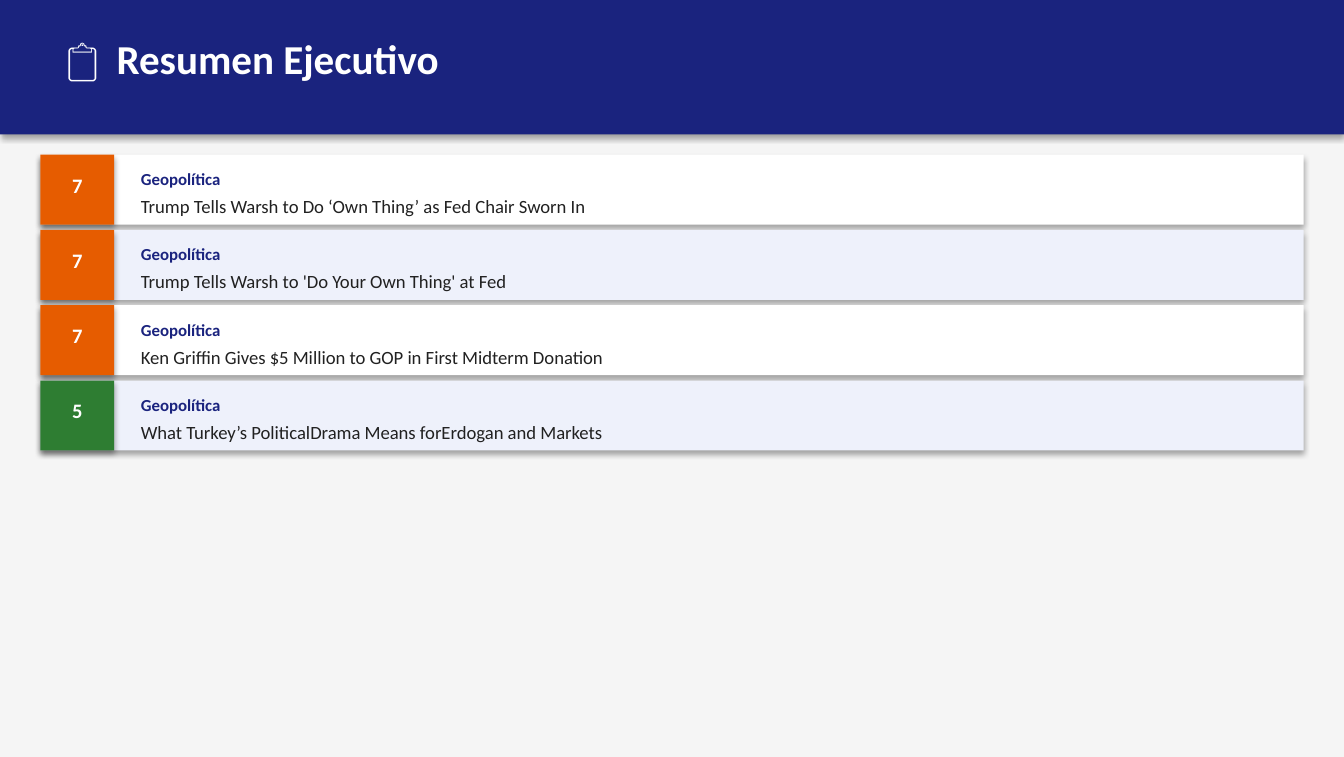
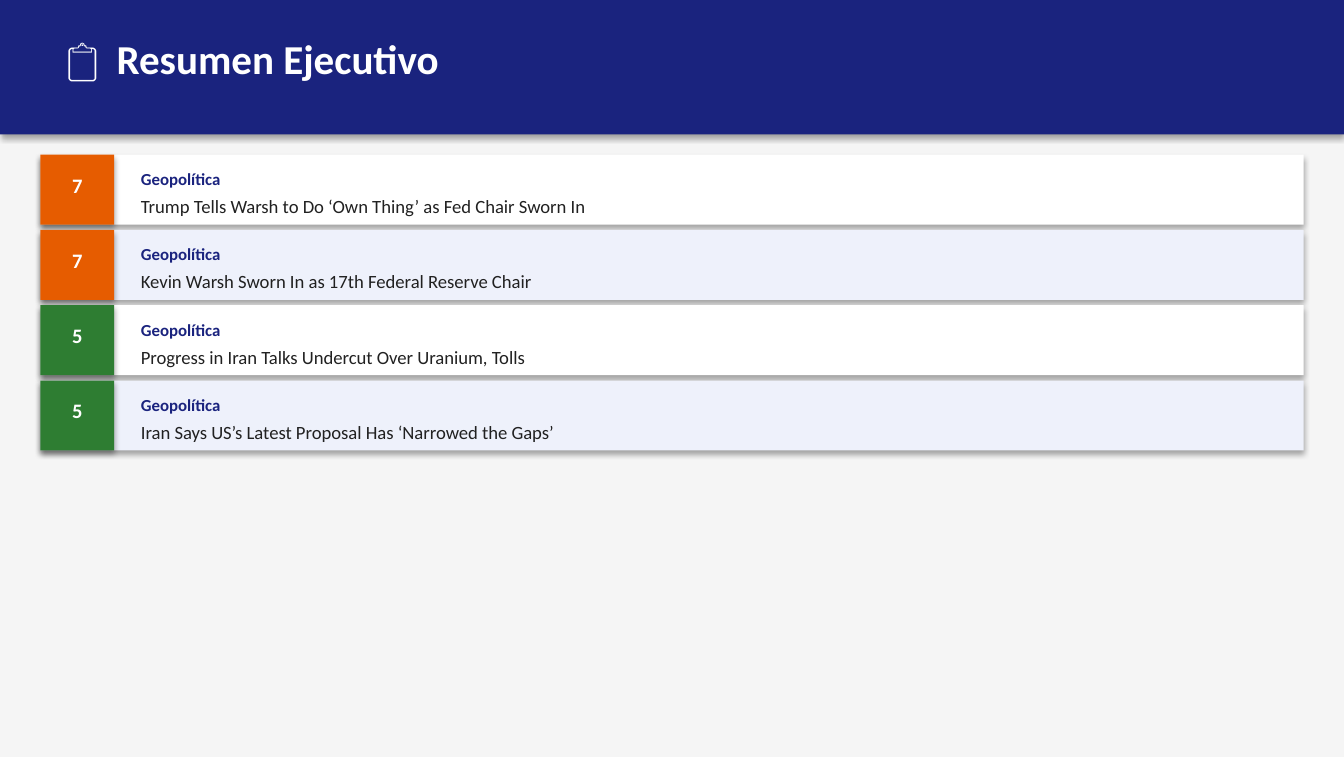
Before and after one commit to erickfranciscohernandez/financiero, a slide deck: slide 2 of newsletter_20260522.pptx. Drawn at 1344x757 pixels with LibreOffice and Linux fonts; fonts in the diff are those of the drawing. Boxes give left, top, right and bottom in pixels: in the first picture for what was removed or moved away, otherwise in the second. Text is boxed around its words. In the diff, an @@ line names an element or a change of style, - is before the commit and + after.

```diff
--- a/newsletter_20260522.pptx
+++ b/newsletter_20260522.pptx
@@ text at (141,275,531,288): text changed @@
-Trump Tells Warsh to 'Do Your Own Thing' at Fed
+Kevin Warsh Sworn In as 17th Federal Reserve Chair
@@ rectangle at (40,305,114,375): fill #E65C00 to #2E7D32 @@
@@ text at (72,329,82,343): text changed @@
-7
+5
@@ text at (141,351,525,368): text changed @@
-Ken Griffin Gives $5 Million to GOP in First Midterm Donation
+Progress in Iran Talks Undercut Over Uranium, Tolls
@@ text at (141,425,554,442): text changed @@
-What Turkey’s PoliticalDrama Means forErdogan and Markets
+Iran Says US’s Latest Proposal Has ‘Narrowed the Gaps’
```
Also in this commit, not shown: 1 other slide changed, 5 other files.
